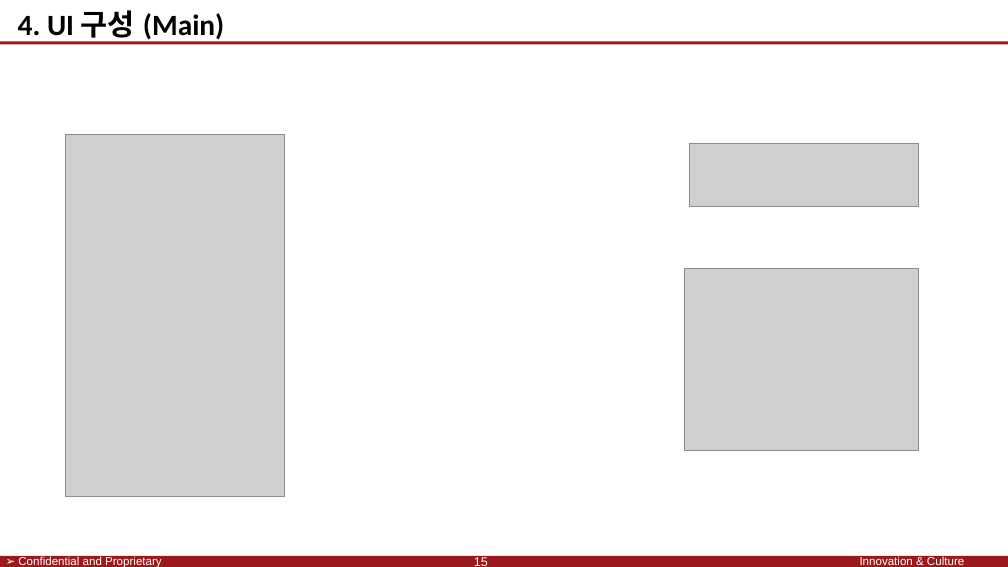
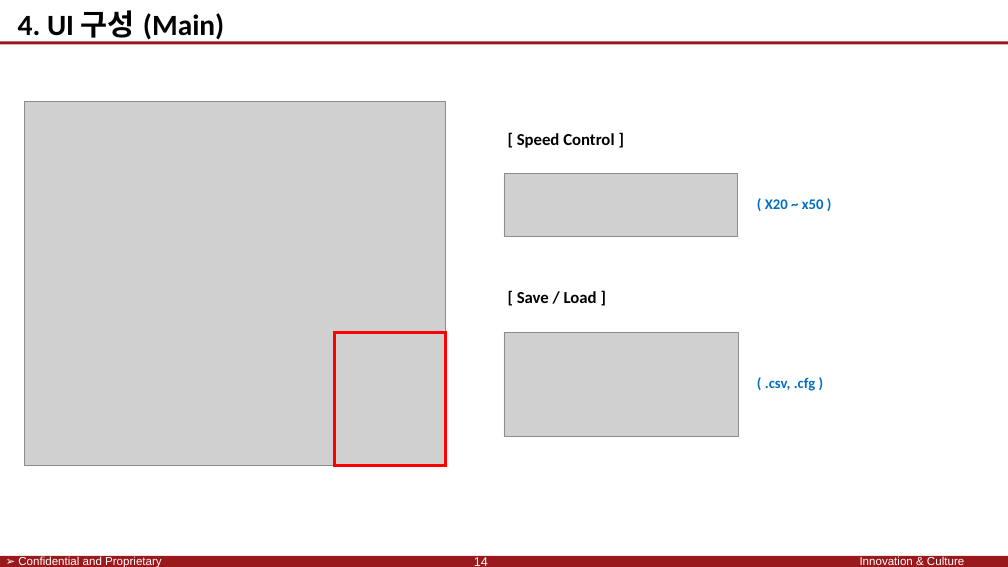
Before and after one commit to SaintSeong/JusungProject, a slide deck: slide 14 of A조 발표.pptx (slide 15 before the commit). Drawn at 1008x567 pixels with LibreOffice and Linux fonts; fonts in the diff are those of the drawing; grey boxes stand for pictures; background and template pictures are left out. Boxes give left, top, right and bottom in pixels: in the first picture for what was removed or moved away, otherwise in the second. Text is boxed around its words. In the diff, an @@ line names an element or a change of style, - is before the commit and + after.

```diff
--- a/A조 발표.pptx
+++ b/A조 발표.pptx
@@ picture added at bbox=[25, 102, 445, 466] @@
@@ picture removed at bbox=[65, 135, 285, 496] @@
@@ text added at bbox=[517, 133, 614, 148], 16 pt, text #000000, bold @@
+[ Speed Control ]
@@ picture removed at bbox=[690, 143, 919, 206] @@
@@ picture added at bbox=[504, 174, 737, 237] @@
@@ text added at bbox=[765, 199, 824, 209], 14 pt, text #0070C0, bold @@
+( X20 ~ x50 )
@@ picture removed at bbox=[684, 269, 919, 451] @@
@@ text added at bbox=[517, 291, 597, 303], 16 pt, text #000000, bold @@
+[ Save / Load ]
@@ rectangle added at bbox=[335, 333, 446, 466], outline #FF0000 3 pt @@
@@ picture added at bbox=[504, 333, 739, 437] @@
@@ text added at bbox=[765, 377, 815, 391], 14 pt, text #0070C0, bold @@
+( .csv, .cfg )
@@ page number at bbox=[474, 557, 488, 566]: text changed @@
-15
+14
```
Also in this commit, not shown: 6 other slides changed, 5 slides added, 12 slides removed.
